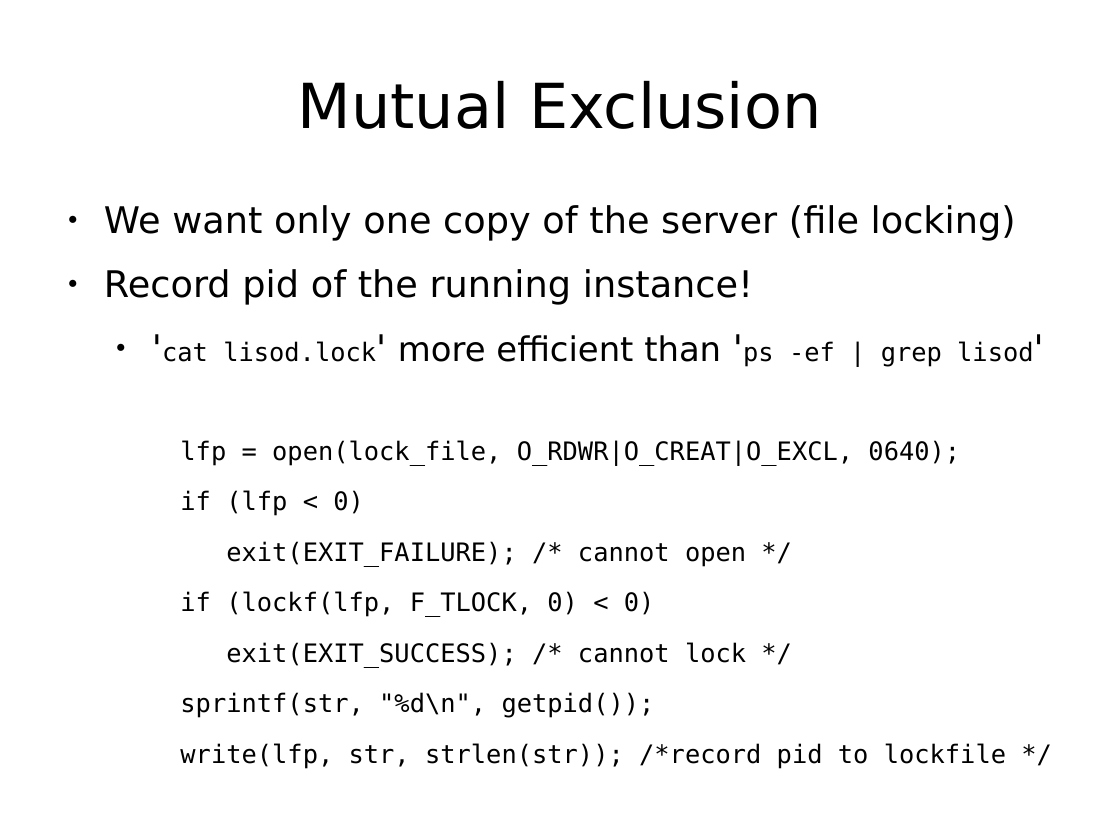
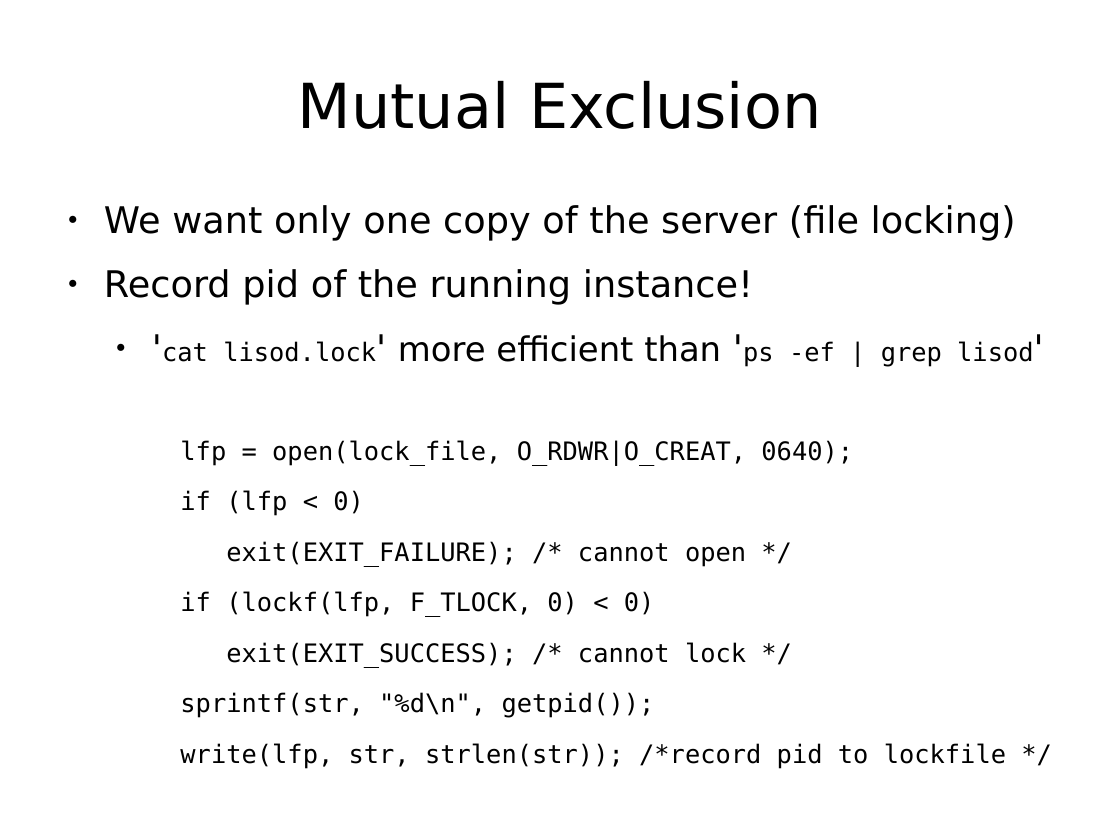
Before and after one commit to Jarvishappy/15-441-Recitation-Sessions, a slide deck: slide 43 of recitation6/src/recitation6.odp. Drawn at 1120x840 pixels with LibreOffice and Linux fonts; fonts in the diff are those of the drawing. Boxes give left, top, right and bottom in pixels: in the first picture for what was removed or moved away, otherwise in the second. Text is boxed around its words. In the diff, an @@ line names an element or a change of style, - is before the commit and + after.

```diff
--- a/recitation6/src/recitation6.odp
+++ b/recitation6/src/recitation6.odp
@@ text at [180, 440, 853, 466]: text changed @@
-lfp = open(lock_file, O_RDWR|O_CREAT|O_EXCL, 0640);
+lfp = open(lock_file, O_RDWR|O_CREAT, 0640);
```
Also in this commit, not shown: 1 other file.
